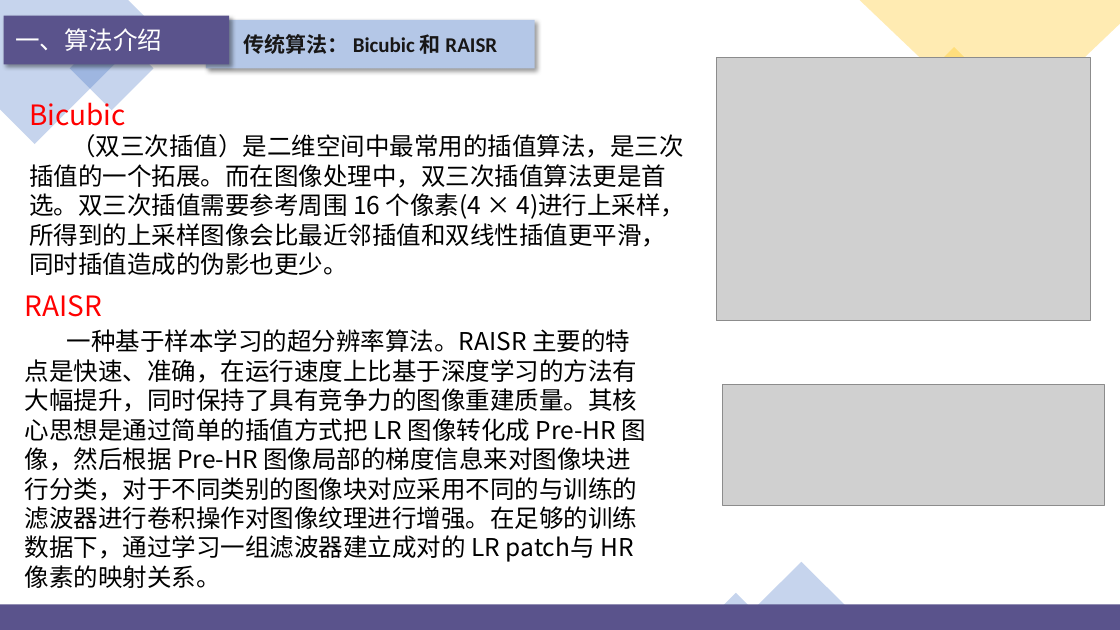
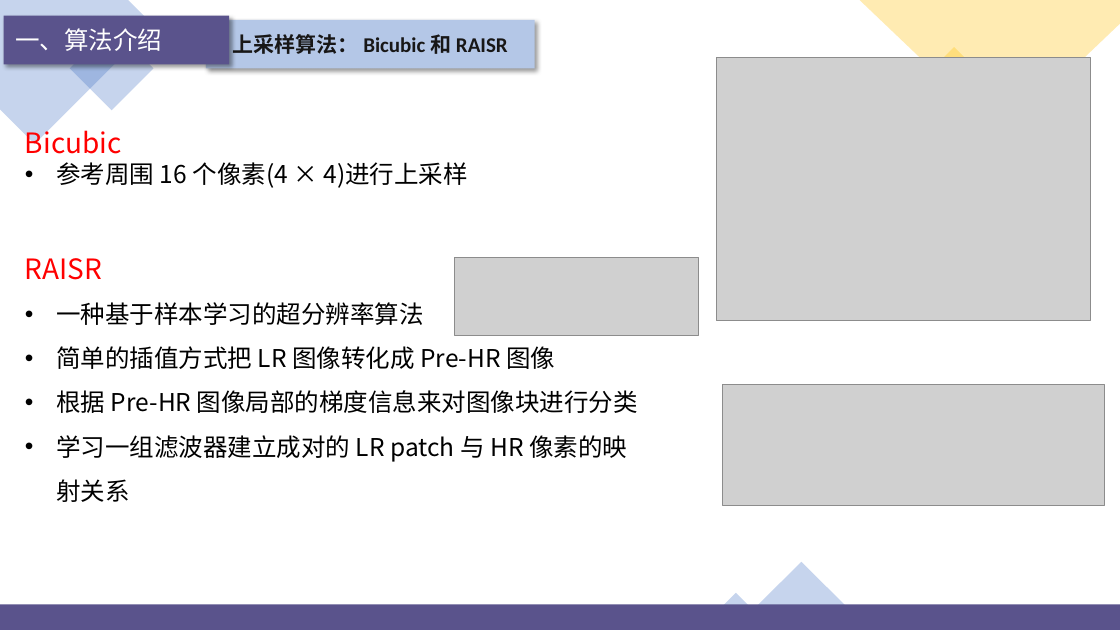
Before and after one commit to jjyy-Huang/LoG-UTE-RAISR-Doc, a slide deck: slide 3 of presentation/PPT.pptx. Drawn at 1120x630 pixels with LibreOffice and Linux fonts; fonts in the diff are those of the drawing; grey boxes stand for pictures; background and template pictures are left out. Boxes give left, top, right and bottom in pixels: in the first picture for what was removed or moved away, otherwise in the second. Text is boxed around its words. In the diff, an @@ line names an element or a change of style, - is before the commit and + after.

```diff
--- a/presentation/PPT.pptx
+++ b/presentation/PPT.pptx
@@ text in rectangle at box(233, 34, 508, 54): text changed @@
-传统算法： Bicubic 和 RAISR
+上采样算法： Bicubic 和 RAISR
@@ text "Bicubic": place and size @@
-text "Bicubic" at box(29, 97, 686, 275)
+text "Bicubic" at box(25, 125, 467, 188)
@@ text at box(56, 162, 467, 188): text changed @@
-（双三次插值）是二维空间中最常用的插值算法，是三次插值的一个拓展。而在图像处理中，双三次插值算法更是首选。双三次插值需要参考周围 16 个像素(4 × 4)进行上采样，所得到的上采样图像会比最近邻插值和双线性插值更平滑，同时插值造成的伪影也更少。
+• 参考周围 16 个像素(4 × 4)进行上采样
@@ text "RAISR": place and size @@
-text "RAISR" at box(25, 295, 647, 588)
+text "RAISR" at box(25, 258, 638, 502)
@@ picture added at box(455, 257, 699, 335) @@
@@ text at box(56, 302, 638, 502): text changed @@
-一种基于样本学习的超分辨率算法。RAISR 主要的特点是快速、准确，在运行速度上比基于深度学习的方法有大幅提升，同时保持了具有竞争力的图像重建质量。其核心思想是通过简单的插值方式把 LR 图像转化成 Pre-HR 图像，然后根据 Pre-HR 图像局部的梯度信息来对图像块进行分类，对于不同类别的图像块对应采用不同的与训练的滤波器进行卷积操作对图像纹理进行增强。在足够的训练数据下，通过学习一组滤波器建立成对的 LR patch与 HR 像素的映射关系。
+• 一种基于样本学习的超分辨率算法
+• 简单的插值方式把 LR 图像转化成 Pre-HR 图像
+• 根据 Pre-HR 图像局部的梯度信息来对图像块进行分类
+• 学习一组滤波器建立成对的 LR patch 与 HR 像素的映射关系
```
Also in this commit, not shown: 2 other slides changed.
